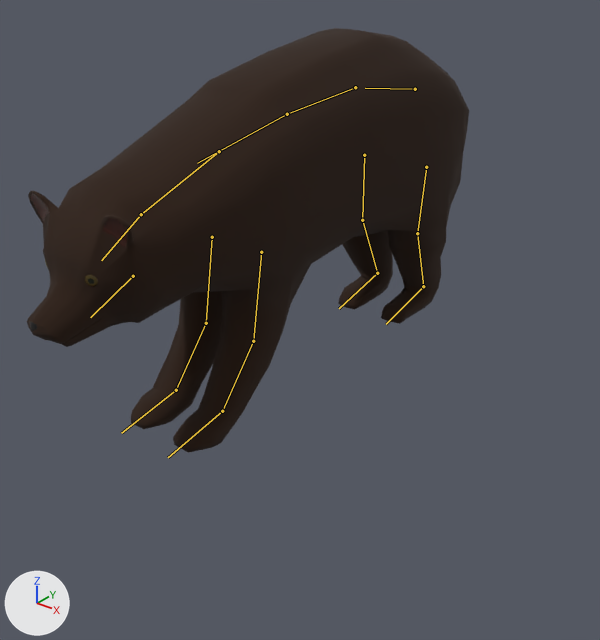
The FBX model Content/Environment/Animals/Bear/Skeletal/SK_Bear_001.fbx, before and after one commit.
The view is the same before and after, from a 50 mm camera at (2.73, -3.25, 2.34) aimed at (0.38, -0.31, 0.52). The lights are fixed; the arrows at lower left show +X, +Y and +Z. Both versions are drawn at the pose saved in each file; the numbers are the values there. The bones that bend it are drawn over the model as lines.

Names of what the first picture shows: 'Bear'.
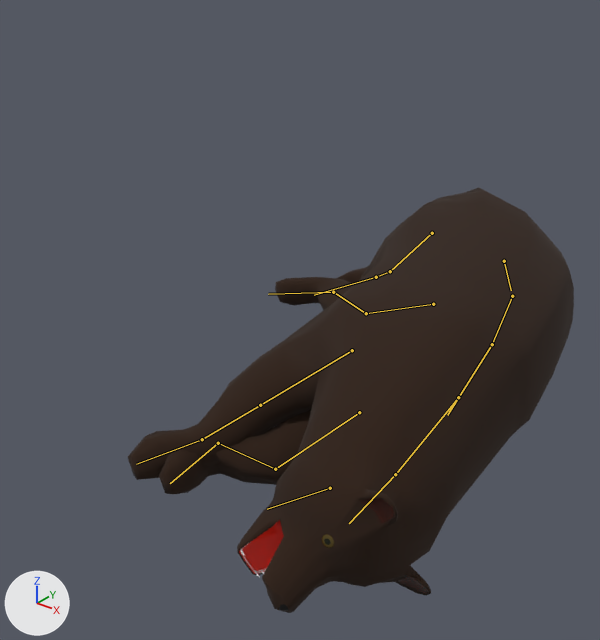
Changed parts and their boxes (x1, y1, x2, y2) in the pictures (600 x 640 px):
```json
{"object": "Bear", "change": "posed", "before": [27, 28, 469, 453], "after": [128, 188, 574, 613]}
{"bone": "Spine_04", "before": "(415, 89) to (365, 88)", "after": "(504, 261) to (511, 290)"}
{"bone": "Spine_03", "before": "(355, 87) to (287, 114)", "after": "(512, 296) to (492, 344)"}
{"bone": "Spine_02", "before": "(287, 114) to (197, 163)", "after": "(492, 344) to (447, 415)"}
{"bone": "Spine_01", "before": "(219, 151) to (141, 214)", "after": "(458, 397) to (395, 474)"}
{"bone": "Head", "before": "(141, 214) to (101, 260)", "after": "(395, 474) to (349, 523)"}
{"bone": "MouthBottom", "before": "(133, 276) to (90, 317)", "after": "(330, 488) to (267, 509)"}
{"bone": "UpperFrontLeg.L", "before": "(261, 252) to (253, 341)", "after": "(359, 412) to (275, 469)"}
{"bone": "BottomFrontLeg.L", "before": "(253, 341) to (222, 411)", "after": "(275, 469) to (218, 443)"}
{"bone": "FrontFoot.L", "before": "(222, 411) to (168, 457)", "after": "(218, 443) to (170, 483)"}
{"bone": "UpperFrontLeg.R", "before": "(212, 237) to (206, 323)", "after": "(352, 350) to (260, 405)"}
{"bone": "FrontFoot.R", "before": "(176, 390) to (121, 433)", "after": "(202, 439) to (136, 464)"}
{"bone": "UpperBackLeg.L", "before": "(426, 167) to (417, 233)", "after": "(433, 304) to (366, 313)"}
{"bone": "BottomBackLeg.L", "before": "(417, 233) to (423, 286)", "after": "(366, 313) to (333, 292)"}
{"bone": "BackFoot.L", "before": "(423, 286) to (386, 324)", "after": "(333, 292) to (268, 294)"}
{"bone": "UpperBackLeg.R", "before": "(364, 155) to (362, 220)", "after": "(432, 233) to (390, 271)"}
{"bone": "BottomBackLeg.R", "before": "(362, 220) to (377, 273)", "after": "(390, 271) to (376, 277)"}
{"bone": "BackFoot.R", "before": "(377, 273) to (339, 308)", "after": "(376, 277) to (314, 295)"}
```

The change, as JSON lines over the scene's bpy script:
```json
{"block": "bone_spine_04", "where": "bone_spine_04 = bpy.data.objects['BearArmature'].pose.bones['Spine_04']"}
{"op": "set", "path": "bone_spine_04.location", "old": "(0.0, 0.0, 0.0)", "new": "(0.591, -0.127, 0.796)"}
{"op": "set", "path": "bone_spine_04.rotation_quaternion", "old": "(1.0, 0.0, 0.0, 0.0)", "new": "(0.732, -0.144, -0.631, -0.215)", "note": "degrees (0, 0, 0) -> degrees (20, -80, -50)"}
{"block": "bone_spine_03", "where": "bone_spine_03 = bpy.data.objects['BearArmature'].pose.bones['Spine_03']  # child of 'Spine_04'"}
{"op": "set", "path": "bone_spine_03.rotation_quaternion", "old": "(1.0, 0.0, 0.0, 0.0)", "new": "(0.999, -0.004, 0.009, 0.031)", "note": "degrees (0, 0, 0) -> degrees (0, 1, 4)"}
{"block": "bone_spine_02", "where": "bone_spine_02 = bpy.data.objects['BearArmature'].pose.bones['Spine_02']  # child of 'Spine_03'"}
{"op": "set", "path": "bone_spine_02.rotation_quaternion", "old": "(1.0, 0.0, 0.0, 0.0)", "new": "(1.0, -0.002, 0.003, 0.014)", "note": "degrees (0, 0, 0) -> degrees (0, 0, 2)"}
{"block": "bone_spine_01", "where": "bone_spine_01 = bpy.data.objects['BearArmature'].pose.bones['Spine_01']  # child of 'Spine_02'"}
{"op": "set", "path": "bone_spine_01.rotation_quaternion", "old": "(1.0, 0.0, 0.0, 0.0)", "new": "(0.998, -0.007, 0.002, 0.063)", "note": "degrees (0, 0, 0) -> degrees (-1, 0, 7)"}
{"block": "bone_head", "where": "bone_head = bpy.data.objects['BearArmature'].pose.bones['Head']  # child of 'Spine_01'"}
{"op": "set", "path": "bone_head.rotation_quaternion", "old": "(1.0, 0.0, 0.0, 0.0)", "new": "(0.995, -0.012, -0.018, 0.101)", "note": "degrees (0, 0, 0) -> degrees (-2, -2, 12)"}
{"block": "bone_mouthbottom", "where": "bone_mouthbottom = bpy.data.objects['BearArmature'].pose.bones['MouthBottom']  # child of 'Head'"}
{"op": "set", "path": "bone_mouthbottom.rotation_quaternion", "old": "(1.0, 0.0, 0.0, 0.0)", "new": "(0.933, -0.36, 0.0, 0.0)", "note": "degrees (0, 0, 0) -> degrees (-42, 0, 0)"}
{"block": "bone_upperfrontleg_l", "where": "bone_upperfrontleg_l = bpy.data.objects['BearArmature'].pose.bones['UpperFrontLeg.L']  # child of 'Spine_02'"}
{"op": "set", "path": "bone_upperfrontleg_l.rotation_quaternion", "old": "(1.0, 0.0, 0.0, 0.0)", "new": "(0.942, 0.267, -0.197, 0.042)", "note": "degrees (0, 0, 0) -> degrees (32, -23, -2)"}
{"block": "bone_bottomfrontleg_l", "where": "bone_bottomfrontleg_l = bpy.data.objects['BearArmature'].pose.bones['BottomFrontLeg.L']  # child of 'UpperFrontLeg.L'"}
{"op": "set", "path": "bone_bottomfrontleg_l.rotation_quaternion", "old": "(1.0, 0.0, 0.0, 0.0)", "new": "(0.841, -0.54, 0.0, 0.0)", "note": "degrees (0, 0, 0) -> degrees (-65, 0, 0)"}
{"block": "bone_frontfoot_l", "where": "bone_frontfoot_l = bpy.data.objects['BearArmature'].pose.bones['FrontFoot.L']  # child of 'BottomFrontLeg.L'"}
{"op": "set", "path": "bone_frontfoot_l.rotation_quaternion", "old": "(1.0, 0.0, 0.0, 0.0)", "new": "(0.959, 0.193, 0.199, -0.063)", "note": "degrees (0, 0, 0) -> degrees (22, 24, -3)"}
{"block": "bone_upperfrontleg_r", "where": "bone_upperfrontleg_r = bpy.data.objects['BearArmature'].pose.bones['UpperFrontLeg.R']  # child of 'Spine_02'"}
{"op": "set", "path": "bone_upperfrontleg_r.rotation_quaternion", "old": "(1.0, 0.0, 0.0, 0.0)", "new": "(0.972, 0.099, -0.123, 0.175)", "note": "degrees (0, 0, 0) -> degrees (9, -16, 19)"}
{"block": "bone_frontfoot_r", "where": "bone_frontfoot_r = bpy.data.objects['BearArmature'].pose.bones['FrontFoot.R']  # child of 'BottomFrontLeg.R'"}
{"op": "set", "path": "bone_frontfoot_r.rotation_quaternion", "old": "(1.0, 0.0, 0.0, 0.0)", "new": "(0.886, -0.415, -0.004, -0.207)", "note": "degrees (0, 0, 0) -> degrees (-48, -10, -22)"}
{"block": "bone_upperbackleg_l", "where": "bone_upperbackleg_l = bpy.data.objects['BearArmature'].pose.bones['UpperBackLeg.L']  # child of 'Spine_04'"}
{"op": "set", "path": "bone_upperbackleg_l.rotation_quaternion", "old": "(1.0, 0.0, -0.016, 0.004)", "new": "(0.991, 0.11, -0.04, 0.065)", "note": "degrees (0, -2, 0) -> degrees (12, -5, 7)"}
{"block": "bone_bottombackleg_l", "where": "bone_bottombackleg_l = bpy.data.objects['BearArmature'].pose.bones['BottomBackLeg.L']  # child of 'UpperBackLeg.L'"}
{"op": "set", "path": "bone_bottombackleg_l.rotation_quaternion", "old": "(1.0, 0.0, 0.0, 0.0)", "new": "(0.942, -0.336, 0.0, 0.0)", "note": "degrees (0, 0, 0) -> degrees (-39, 0, 0)"}
{"block": "bone_backfoot_l", "where": "bone_backfoot_l = bpy.data.objects['BearArmature'].pose.bones['BackFoot.L']  # child of 'BottomBackLeg.L'"}
{"op": "set", "path": "bone_backfoot_l.rotation_quaternion", "old": "(1.0, 0.001, 0.001, -0.017)", "new": "(0.929, -0.366, -0.046, -0.032)", "note": "degrees (0, 0, -2) -> degrees (-43, -6, -2)"}
{"block": "bone_upperbackleg_r", "where": "bone_upperbackleg_r = bpy.data.objects['BearArmature'].pose.bones['UpperBackLeg.R']  # child of 'Spine_04'"}
{"op": "set", "path": "bone_upperbackleg_r.rotation_quaternion", "old": "(1.0, 0.0, 0.016, -0.004)", "new": "(0.923, -0.143, -0.05, 0.354)", "note": "degrees (0, 2, 0) -> degrees (-17, 0, 42)"}
{"block": "bone_bottombackleg_r", "where": "bone_bottombackleg_r = bpy.data.objects['BearArmature'].pose.bones['BottomBackLeg.R']  # child of 'UpperBackLeg.R'"}
{"op": "set", "path": "bone_bottombackleg_r.rotation_quaternion", "old": "(1.0, 0.0, 0.0, 0.0)", "new": "(0.989, -0.148, 0.0, 0.0)", "note": "degrees (0, 0, 0) -> degrees (-17, 0, 0)"}
{"block": "bone_backfoot_r", "where": "bone_backfoot_r = bpy.data.objects['BearArmature'].pose.bones['BackFoot.R']  # child of 'BottomBackLeg.R'"}
{"op": "set", "path": "bone_backfoot_r.rotation_quaternion", "old": "(1.0, 0.001, -0.001, 0.017)", "new": "(0.957, -0.087, -0.128, -0.245)", "note": "degrees (0, 0, 2) -> degrees (-6, -17, -28)"}
```
